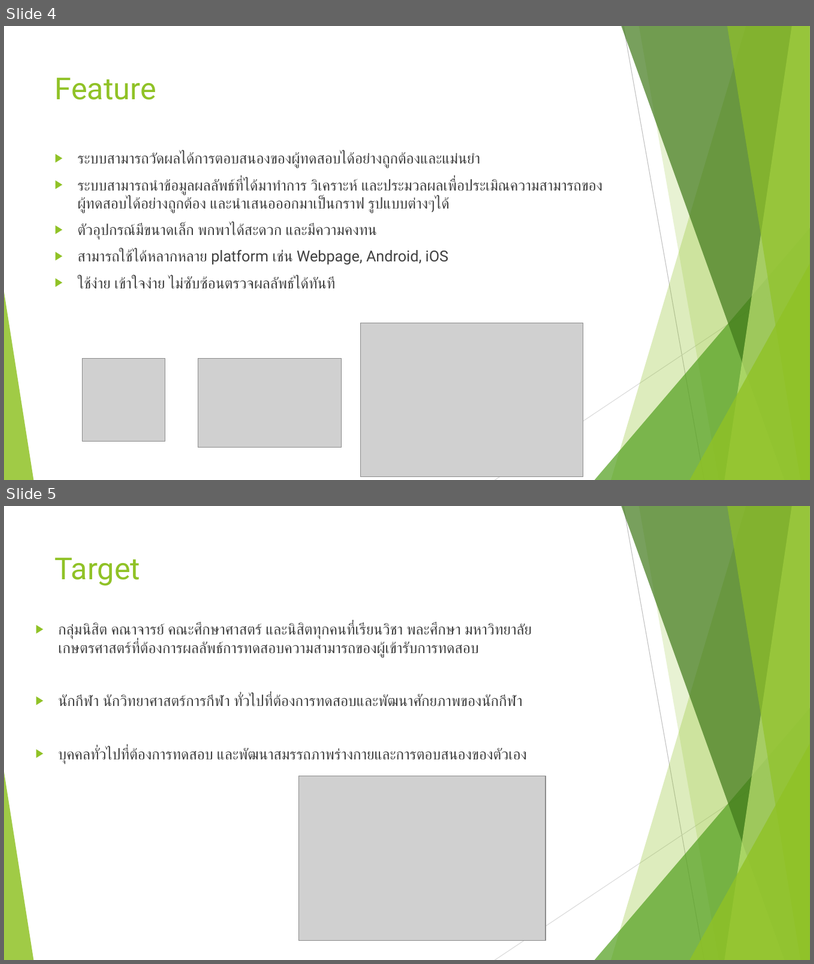
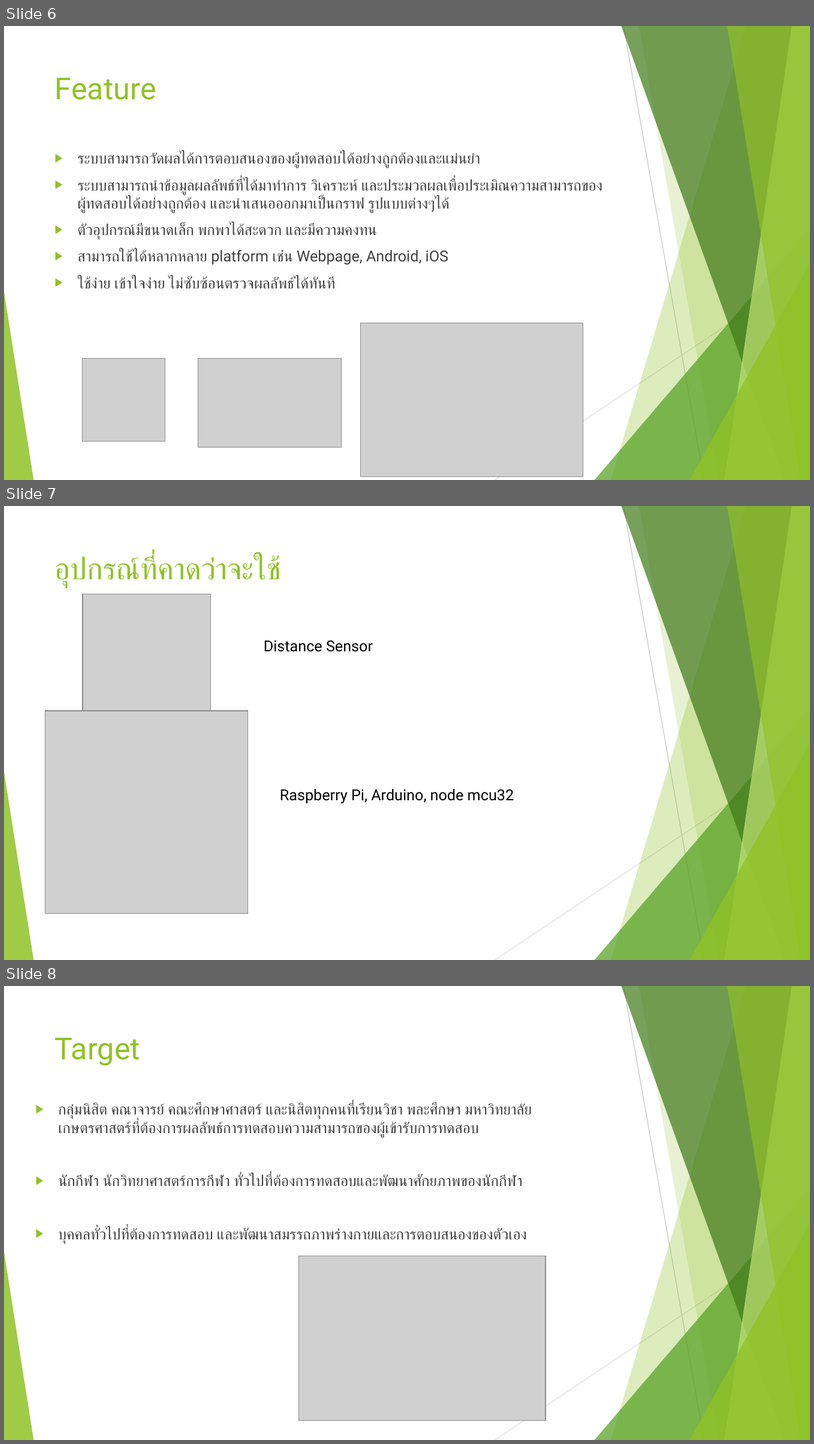
Before and after one commit to Al0nesauurs/etc, a slide deck: Work/present v1.pptx. Shown one above the other, each under a label of ours: slides 4 and 5 before the commit, slides 6, 7 and 8 after it. The pictures are 814x964 and 814x1444 pixels, drawn with LibreOffice and Linux fonts; fonts in the diff are those of the drawing; grey boxes stand for pictures. Boxes give left, top, right and bottom in pixels: in the first picture for what was removed or moved away, otherwise in the second. Text is boxed around its words. In the diff, an @@ line names an element or a change of style, - is before the commit and + after.

```diff
--- a/Work/present v1.pptx
+++ b/Work/present v1.pptx
@@ slide 7 added at [4,506,810,960], background #FFFFFF; not listed: 10 template elements that a slide beside it also shows @@
@@ title added at [55,556,282,588], 36 pt, text #90C226 @@
+อุปกรณ์ที่คาดว่าจะใช้
@@ picture added at [83,594,211,723] @@
@@ text added at [264,640,373,652], 18 pt, text #000000 @@
+Distance Sensor
@@ picture added at [45,711,248,913] @@
@@ text added at [280,789,514,804], 18 pt, text #000000 @@
+Raspberry Pi, Arduino, node mcu32
@@ what was slide 4 is now slide 6 @@
@@ what was slide 5 is now slide 8 @@
```
Also in this commit, not shown: 1 slide changed, 2 other slides added, 48 other files.
